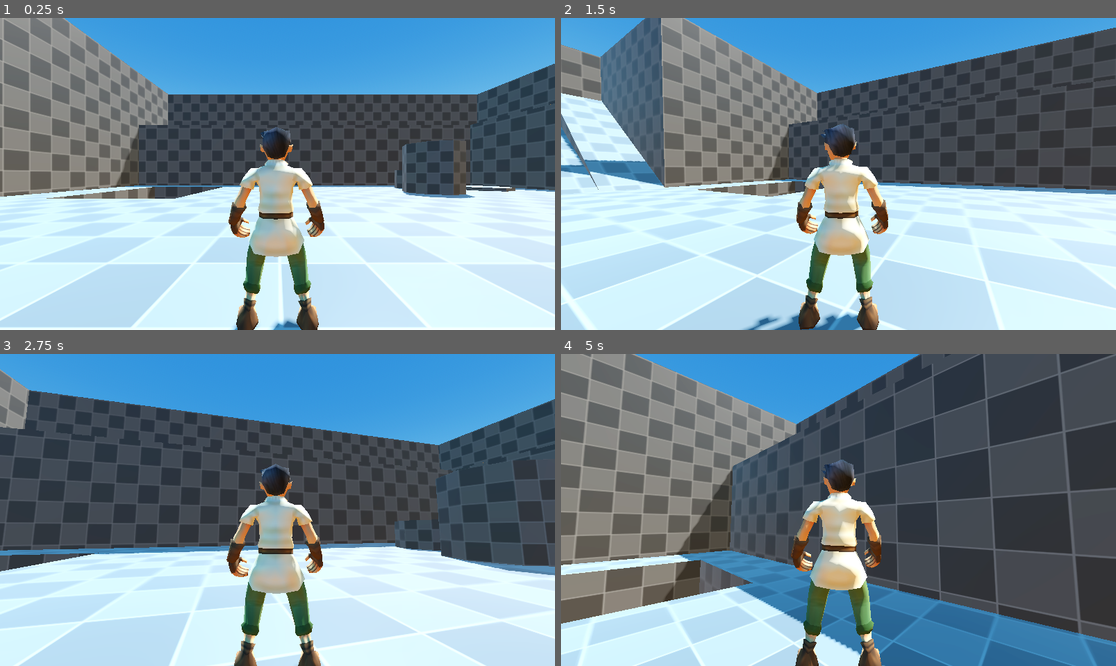
Above: before the commit, frames 1-4 (two rows, left to right).
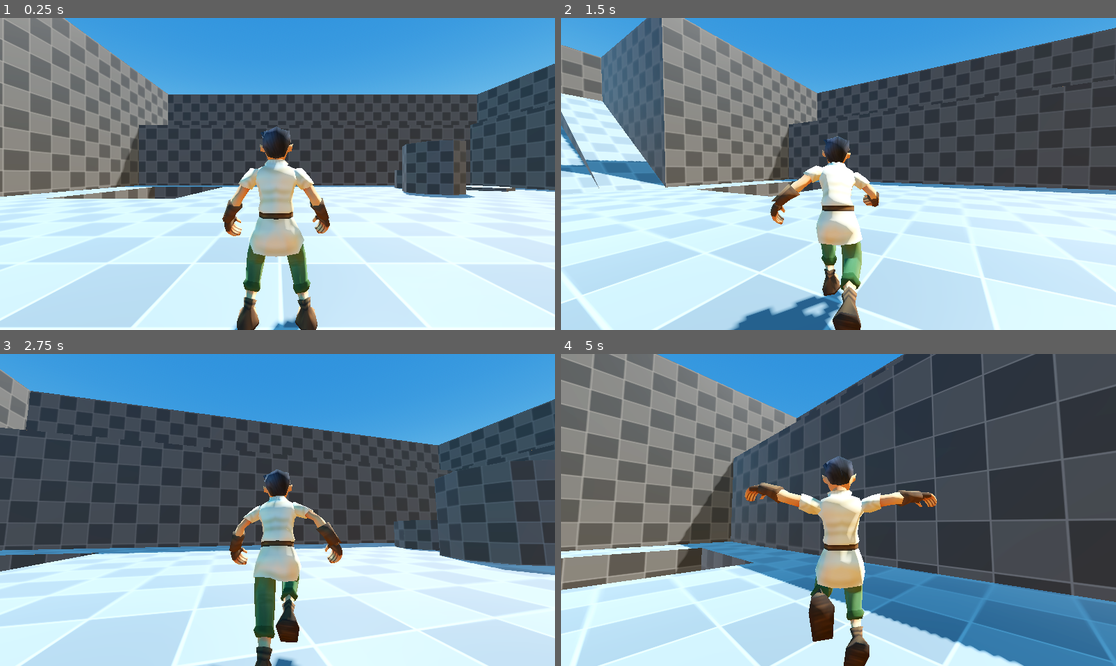
Above: after the commit, the same moments.

Repository: kr4ckhe4d/godot-game
Game: Godot game, scene res://scenes/start.tscn
The game is run twice, just before and just after one commit, with the same random seed, the same clock (stepped at 60 frames per second) and the same inputs.
Inputs (mouse positions are in pixels of both pictures, inside the frame that each line leads up to):
- Up to frame 1 (0.25 s): no input
- Up to frame 2 (1.5 s): tap Enter (ui_accept) at 0.5, 0.77 s; move the mouse to (866, 174) at 0.52 s; hold W (move_forward) from 0.53 s (still down); click (866, 174) at 0.67 s; move the mouse to (810, 174) at 1.27 s
- Up to frame 3 (2.75 s): keep holding W (move_forward); tap Enter (ui_accept) at 1.52 s; move the mouse to (288, 503) at 2.02 s
- Up to frame 4 (5 s): keep holding W (move_forward); move the mouse to (832, 516) at 2.77 s; click (832, 516) at 2.92 s; tap Enter (ui_accept) at 3.02, 3.77, 4.52 s; move the mouse to (877, 513) at 3.52 s; move the mouse to (794, 506) at 4.27 s

The runs differ from the first frame. In frame 1, 1.6% of the frame differs, in the area x 40-100%, y 27-100%; in frame 2, 9.8%; in frame 3, 7.3%; in frame 4, 40%, in the area x 0-100%, y 0-100%.

Commit message:
add animations

Diff:
--- a/project.godot
+++ b/project.godot
@@ -24,21 +24,25 @@
 move_left={
 "deadzone": 0.2,
 "events": [Object(InputEventKey,"resource_local_to_scene":false,"resource_name":"","device":-1,"window_id":0,"alt_press …(191 unchanged characters)…
+, Object(InputEventJoypadMotion,"resource_local_to_scene":false,"resource_name":"","device":-1,"axis":0,"axis_value":-1.0,"script":null)
 ]
 }
 move_right={
 "deadzone": 0.2,
 "events": [Object(InputEventKey,"resource_local_to_scene":false,"resource_name":"","device":-1,"window_id":0,"alt_press …(192 unchanged characters)…
+, Object(InputEventJoypadMotion,"resource_local_to_scene":false,"resource_name":"","device":-1,"axis":0,"axis_value":1.0,"script":null)
 ]
 }
 move_forward={
 "deadzone": 0.2,
 "events": [Object(InputEventKey,"resource_local_to_scene":false,"resource_name":"","device":-1,"window_id":0,"alt_press …(192 unchanged characters)…
+, Object(InputEventJoypadMotion,"resource_local_to_scene":false,"resource_name":"","device":-1,"axis":1,"axis_value":-1.0,"script":null)
 ]
 }
 move_backward={
 "deadzone": 0.2,
 "events": [Object(InputEventKey,"resource_local_to_scene":false,"resource_name":"","device":-1,"window_id":0,"alt_press …(192 unchanged characters)…
+, Object(InputEventJoypadMotion,"resource_local_to_scene":false,"resource_name":"","device":-1,"axis":1,"axis_value":1.0,"script":null)
 ]
 }
 view_left={
@@ -61,3 +65,8 @@
 "events": [Object(InputEventJoypadMotion,"resource_local_to_scene":false,"resource_name":"","device":-1,"axis":3,"axis_value":1.0,"script":null)
 ]
 }
+
+[physics]
+
+3d/default_gravity=18.0
+common/physics_interpolation=true
--- a/scenes/player.tscn
+++ b/scenes/player.tscn
@@ -9,7 +9,72 @@
 [sub_resource type="SphereShape3D" id="SphereShape3D_dqkch"]
 radius = 0.25
 
+[sub_resource type="AnimationNodeAnimation" id="AnimationNodeAnimation_qhqgy"]
+animation = &"freehand_walk"
+
+[sub_resource type="AnimationNodeAnimation" id="AnimationNodeAnimation_dqkch"]
+animation = &"freehand_run"
+
+[sub_resource type="AnimationNodeAnimation" id="AnimationNodeAnimation_tuyoq"]
+animation = &"pose_lean_left"
+
+[sub_resource type="AnimationNodeAnimation" id="AnimationNodeAnimation_fjrip"]
+animation = &"pose_lean_right"
+
+[sub_resource type="AnimationNodeAnimation" id="AnimationNodeAnimation_smehm"]
+animation = &"freehand_fall"
+
+[sub_resource type="AnimationNodeAnimation" id="AnimationNodeAnimation_qlg0r"]
+animation = &"freehand_idle"
+
+[sub_resource type="AnimationNodeTransition" id="AnimationNodeTransition_tuyoq"]
+xfade_time = 0.2
+input_0/name = "idle"
+input_0/auto_advance = false
+input_0/break_loop_at_end = false
+input_0/reset = true
+input_1/name = "walk"
+input_1/auto_advance = false
+input_1/break_loop_at_end = false
+input_1/reset = true
+input_2/name = "run"
+input_2/auto_advance = false
+input_2/break_loop_at_end = false
+input_2/reset = true
+input_3/name = "fall"
+input_3/auto_advance = false
+input_3/break_loop_at_end = false
+input_3/reset = true
+
+[sub_resource type="AnimationNodeAdd3" id="AnimationNodeAdd3_smehm"]
+
+[sub_resource type="AnimationNodeTimeScale" id="AnimationNodeTimeScale_qhqgy"]
+
+[sub_resource type="AnimationNodeBlendTree" id="AnimationNodeBlendTree_fjrip"]
+graph_offset = Vector2(-1018.3004, 97.56879)
+nodes/output/position = Vector2(1020, 100)
+nodes/Animation/node = SubResource("AnimationNodeAnimation_qlg0r")
+nodes/Animation/position = Vector2(-60, 60)
+nodes/movement/node = SubResource("AnimationNodeTransition_tuyoq")
+nodes/movement/position = Vector2(620, 80)
+"nodes/Animation 2/node" = SubResource("AnimationNodeAnimation_qhqgy")
+"nodes/Animation 2/position" = Vector2(-60, 260)
+"nodes/Animation 3/node" = SubResource("AnimationNodeAnimation_dqkch")
+"nodes/Animation 3/position" = Vector2(200, 420)
+nodes/walk_speed/node = SubResource("AnimationNodeTimeScale_qhqgy")
+nodes/walk_speed/position = Vector2(160, 180)
+"nodes/Animation 4/node" = SubResource("AnimationNodeAnimation_tuyoq")
+"nodes/Animation 4/position" = Vector2(200, 600)
+nodes/run_lean/node = SubResource("AnimationNodeAdd3_smehm")
+nodes/run_lean/position = Vector2(420, 420)
+"nodes/Animation 5/node" = SubResource("AnimationNodeAnimation_fjrip")
+"nodes/Animation 5/position" = Vector2(200, 780)
+"nodes/Animation 6/node" = SubResource("AnimationNodeAnimation_smehm")
+"nodes/Animation 6/position" = Vector2(-60, 440)
+node_connections = [&"output", 0, &"movement", &"movement", 0, &"Animation", &"movement", 1, &"walk_speed", &"movement", 2, &"run_lean", &"movement", 3, &"Animation 6", &"walk_speed", 0, &"Animation 2", &"run_lean", 0, &"Animation 4", &"run_lean", 1, &"Animation 3", &"run_lean", 2, &"Animation 5"]
+
 [node name="Player" type="CharacterBody3D"]
+floor_snap_length = 0.25
 script = ExtResource("1_3vyb7")
 
 [node name="CollisionShape3D" type="CollisionShape3D" parent="."]
@@ -30,39 +95,49 @@
 transform = Transform3D(-1, 0, -8.742278e-08, 0, 1, 0, 8.742278e-08, 0, -1, 0, 0, 0)
 
 [node name="Skeleton3D" parent="mesh/HeroRig_export" index="0"]
-bones/0/position = Vector3(0.019266011, 1.0754282, 1.1906231e-05)
-bones/0/rotation = Quaternion(1, 5.056924e-15, 1.0658141e-14, 6.16095e-08)
-bones/1/rotation = Quaternion(0.72837466, -0.0009660762, 0.0008508914, 0.68517786)
-bones/2/rotation = Quaternion(-0.8216728, -0.10056254, -0.060998417, 0.5576919)
-bones/3/rotation = Quaternion(0.3856036, -0.0038709652, 0.032296937, 0.92209107)
-bones/4/rotation = Quaternion(-0.22697215, -0.005327283, 0.081304744, 0.970487)
-bones/5/rotation = Quaternion(-0.8132401, 0.110372804, 0.08038564, 0.56568235)
-bones/6/rotation = Quaternion(0.36394107, 0.003908012, -0.030482516, 0.9309149)
-bones/7/rotation = Quaternion(-0.21304429, 0.008990414, -0.10577754, 0.9712582)
-bones/8/rotation = Quaternion(0.99109066, 2.9547557e-05, 1.6345577e-06, -0.13318886)
-bones/9/rotation = Quaternion(-0.06446282, 2.8165636e-07, -6.4309567e-09, 0.9979201)
-bones/10/rotation = Quaternion(-0.77400494, -0.014620449, -0.015901528, 0.63281095)
-bones/11/rotation = Quaternion(0.9804481, 0.18479852, 0.02350587, -0.06339261)
-bones/12/rotation = Quaternion(-0.30146566, 0.00677568, -0.024130713, 0.95314753)
-bones/13/rotation = Quaternion(-0.046641458, -0.110890165, 0.21614374, 0.9689221)
-bones/14/rotation = Quaternion(-0.43457532, 0.89500916, -0.07173615, 0.070404)
-bones/15/rotation = Quaternion(-0.1721431, 0.7210735, 0.19182459, 0.64313537)
-bones/16/rotation = Quaternion(-0.2176696, -0.0001069269, 0.00037533257, 0.9760225)
-bones/17/rotation = Quaternion(-0.18079056, -1.1645708e-06, -3.1288474e-07, 0.9835217)
-bones/18/rotation = Quaternion(-8.0007545e-08, -0.025844947, -2.1134604e-06, 0.99966604)
-bones/19/rotation = Quaternion(0.7206885, -0.6926366, -0.013503372, -0.026083525)
-bones/20/rotation = Quaternion(0.97932184, -0.20046708, -0.027214807, -0.0010128621)
-bones/21/rotation = Quaternion(-0.33620223, -0.0066925697, 0.026911829, 0.9413815)
-bones/22/rotation = Quaternion(-0.004530171, 0.024754353, -0.027899524, 0.9992939)
-bones/24/rotation = Quaternion(0.4345752, 0.89500934, -0.07173601, -0.07040387)
-bones/25/rotation = Quaternion(-0.17214315, -0.7210734, -0.19182467, 0.64313555)
-bones/26/rotation = Quaternion(-0.21766965, 0.00010679192, -0.0003753288, 0.9760225)
-bones/27/rotation = Quaternion(-0.18079045, 1.1404346e-06, 2.9008703e-07, 0.98352164)
-bones/28/rotation = Quaternion(2.643586e-08, -0.043401122, 2.209908e-06, 0.9990577)
-bones/29/rotation = Quaternion(0.99971575, 1.2521448e-08, -8.319377e-08, 0.023842245)
-bones/29/scale = Vector3(1, 1.0000001, 1.0000014)
+bones/0/position = Vector3(-0.028422715, 1.1385821, -0.0103335725)
+bones/0/rotation = Quaternion(0.9994297, -0.010221157, 0.006790826, 0.03145931)
+bones/1/rotation = Quaternion(0.7071068, -5.2414932e-23, -1.4705806e-22, 0.7071068)
+bones/2/rotation = Quaternion(-0.80647355, -0.016106235, -0.16215853, 0.56837124)
+bones/3/rotation = Quaternion(0.88870823, -0.0018991178, 0.07443533, 0.45238647)
+bones/4/rotation = Quaternion(-0.11836636, 0.12568119, 0.22847095, 0.95812047)
+bones/5/rotation = Quaternion(-0.86792356, -0.043014478, 0.07520725, 0.4890831)
+bones/6/rotation = Quaternion(0.58320415, 0.003403976, -0.048847344, 0.8108485)
+bones/7/rotation = Quaternion(0.2415539, -0.07448229, -0.15346777, 0.9552758)
+bones/8/rotation = Quaternion(0.99971575, 1.6203014e-10, -1.6202642e-10, -0.023842977)
+bones/9/rotation = Quaternion(-0.07156641, 0.03323724, -0.005080333, 0.99686897)
+bones/10/rotation = Quaternion(-0.48306856, -0.023972342, -0.012864821, 0.8751598)
+bones/11/rotation = Quaternion(0.6022436, 0.78559333, -0.10669919, -0.09360036)
+bones/12/rotation = Quaternion(-0.3967148, 0.0065212497, -0.03175515, 0.91736937)
+bones/13/rotation = Quaternion(0.07152764, -0.02447915, 0.115225546, 0.99045837)
+bones/14/rotation = Quaternion(-0.43457532, 0.8950093, -0.07173616, 0.070403926)
+bones/15/rotation = Quaternion(-0.17214309, 0.7210735, 0.19182459, 0.64313537)
+bones/16/rotation = Quaternion(-0.21766959, -0.00010695778, 0.00037530164, 0.9760225)
+bones/17/rotation = Quaternion(-0.18079044, -1.07698e-06, -1.9688618e-07, 0.98352164)
+bones/18/rotation = Quaternion(8.278903e-08, 0.038222633, -2.1047285e-06, 0.99926925)
+bones/19/rotation = Quaternion(0.7206885, -0.6926366, -0.013503364, -0.026083529)
+bones/20/rotation = Quaternion(0.6474131, -0.694956, 0.14274146, -0.27841926)
+bones/21/rotation = Quaternion(-0.49168688, -0.0061838166, 0.039357778, 0.8698602)
+bones/22/rotation = Quaternion(0.09318521, 0.04850548, 0.05423471, 0.9929867)
+bones/24/rotation = Quaternion(0.43457532, 0.8950093, -0.07173598, -0.07040382)
+bones/25/rotation = Quaternion(-0.17214316, -0.7210734, -0.19182463, 0.6431355)
+bones/26/rotation = Quaternion(-0.21766958, 0.00010680168, -0.00037534404, 0.9760224)
+bones/27/rotation = Quaternion(-0.18079048, 1.070362e-06, 2.3895313e-07, 0.98352164)
+bones/28/rotation = Quaternion(-3.2108534e-08, -0.020339668, 2.1763526e-06, 0.9997931)
+bones/29/rotation = Quaternion(0.9994827, -0.0032140953, -0.016504023, 0.027416604)
+bones/29/scale = Vector3(1, 0.9999997, 1.000001)
 
 [node name="AnimationPlayer" parent="mesh" index="1"]
 autoplay = "freehand_idle"
 
+[node name="AnimationTree" type="AnimationTree" parent="."]
+root_node = NodePath("../mesh")
+tree_root = SubResource("AnimationNodeBlendTree_fjrip")
+anim_player = NodePath("../mesh/AnimationPlayer")
+parameters/movement/current_state = "fall"
+parameters/movement/transition_request = ""
+parameters/movement/current_index = 3
+parameters/walk_speed/scale = 1.0
+parameters/run_lean/add_amount = 0.0
+
 [editable path="mesh"]
--- a/scenes/start.tscn
+++ b/scenes/start.tscn
@@ -1,7 +1,8 @@
-[gd_scene load_steps=6 format=3 uid="uid://cw8f4ivl4oaro"]
+[gd_scene load_steps=7 format=3 uid="uid://cw8f4ivl4oaro"]
 
 [ext_resource type="PackedScene" uid="uid://8p1yvuc4go0h" path="res://scenes/player.tscn" id="1_u80x2"]
 [ext_resource type="PackedScene" uid="uid://fp81052gcj6" path="res://meshes/test_level.glb" id="2_u80x2"]
+[ext_resource type="AudioStream" uid="uid://wuv4mfx7yodn" path="res://audio/Music/temple.mp3" id="3_bodal"]
 
 [sub_resource type="ProceduralSkyMaterial" id="ProceduralSkyMaterial_ewcy1"]
 sky_top_color = Color(0.1635789, 0.4464935, 0.760536, 1)
@@ -31,3 +32,7 @@
 transform = Transform3D(1, 0, 0, 0, 1, 0, 0, 0, 1, 0, 0.019866109, 0)
 
 [node name="test_level" parent="." instance=ExtResource("2_u80x2")]
+
+[node name="AudioStreamPlayer" type="AudioStreamPlayer" parent="."]
+stream = ExtResource("3_bodal")
+autoplay = true
--- a/scripts/player.gd
+++ b/scripts/player.gd
@@ -3,6 +3,12 @@
 # Player movement and control script
 # Handles movement, jumping, gravity, and character rotation based on camera orientation
 
+# Tracks the previous lean value for smooth interpolation during running
+var last_lean := 0.0
+# Reference to the AnimationTree for controlling animation state machine
+@onready var anima_tree: AnimationTree = $AnimationTree
+# Reference to the AnimationPlayer that actually plays the animations
+@onready var anim_player: AnimationPlayer = $mesh/AnimationPlayer
 # Movement speed in units per second (configurable in editor)
 @export var speed: float = 5.0
 # Initial upward velocity applied when jumping
@@ -44,6 +50,34 @@
 	# Update character rotation to face movement direction
 	turn_to(direction)
 
+	# Update animations based on current velocity and movement state
+	# Calculate current movement speed (magnitude of velocity vector)
+	var current_speed := velocity.length()
+	# Speed threshold above which the character runs instead of walks
+	const RUN_SPEED := 4.0
+
+	# Determine which animation state to play based on movement conditions
+	if not is_on_floor():
+		# Play falling animation when in the air
+		anima_tree.set("parameters/movement/transition_request", "fall")
+	elif current_speed > RUN_SPEED:
+		# Play running animation and apply side-leaning based on input direction
+		anima_tree.set("parameters/movement/transition_request", "run")
+		# Calculate how much the character leans left/right based on input
+		var lean := direction.dot(global_basis.x)
+		# Smoothly interpolate lean value to avoid sharp transitions
+		last_lean = lerpf(last_lean, lean, 0.3)
+		anima_tree.set("parameters/run_lean/add_amount", last_lean)
+	elif current_speed > 0.1:
+		# Play walking animation with speed-based animation playback rate
+		anima_tree.set("parameters/movement/transition_request", "walk")
+		# Scale walk animation speed based on actual movement speed (0.5x to 1.75x)
+		var walk_speed := lerpf(0.5, 1.75, current_speed / RUN_SPEED)
+		anima_tree.set("parameters/walk_speed/scale", walk_speed)
+	else:
+		# Play idle animation when not moving
+		anima_tree.set("parameters/movement/transition_request", "idle")
+
 # Rotate the character to face the given direction
 # Uses lerp_angle for smooth, gradual rotation instead of snapping
 func turn_to(direction: Vector3) -> void:
Not shown, added: audio/Footsteps/dirt_step_1.wav.import
Not shown, added: audio/Footsteps/dirt_step_2.wav.import
Not shown, added: audio/Footsteps/dirt_step_3.wav.import
Not shown, added: audio/Footsteps/dirt_step_4.wav.import
Not shown, added: audio/Footsteps/grass_step_1.wav.import
Not shown, added: audio/Footsteps/grass_step_2.wav.import
Not shown, added: audio/Footsteps/grass_step_3.wav.import
Not shown, added: audio/Footsteps/grass_step_4.wav.import
Not shown, added: audio/Footsteps/sand_step_1.wav.import
Not shown, added: audio/Footsteps/sand_step_2.wav.import
Not shown, added: audio/Footsteps/sand_step_3.wav.import
Not shown, added: audio/Footsteps/sand_step_4.wav.import
(and 44 more such lines)
